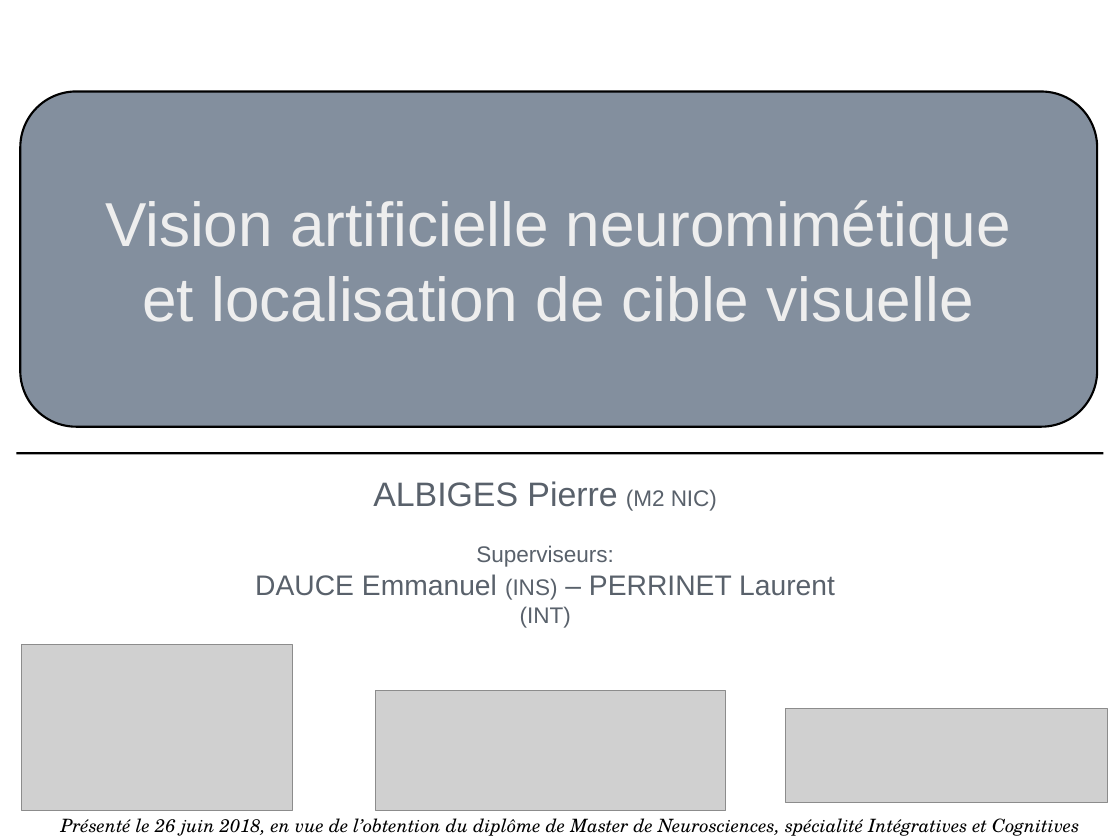
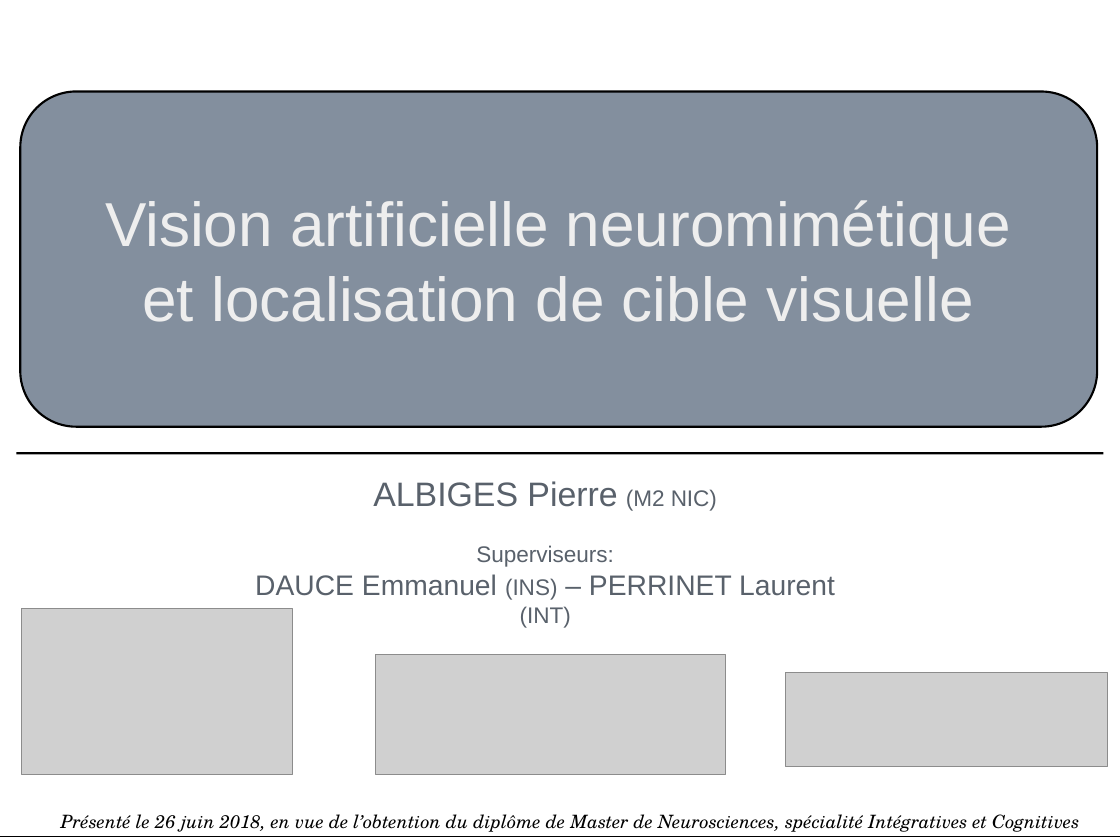
Before and after one commit to pierrealbiges/ActiveVision, a slide deck: slide 1 of LabBooks/Pres_orale.odp. Drawn at 1120x840 pixels with LibreOffice and Linux fonts; fonts in the diff are those of the drawing; grey boxes stand for pictures. Boxes give left, top, right and bottom in pixels: in the first picture for what was removed or moved away, otherwise in the second. Text is boxed around its words. In the diff, an @@ line names an element or a change of style, - is before the commit and + after.

```diff
--- a/LabBooks/Pres_orale.odp
+++ b/LabBooks/Pres_orale.odp
@@ 3 pictures: place and size @@
-3 pictures at box(21, 644, 1108, 811)
+3 pictures at box(21, 609, 1108, 775)
@@ text "Présenté le 26 juin 2018, ...": place and size @@
-text "Présenté le 26 juin 2018, ..." at box(61, 818, 1079, 836)
+text "Présenté le 26 juin 2018, ..." at box(61, 814, 1079, 832)
@@ line added from (0, 836) to (1120, 836), #000000 0 pt @@
```
Also in this commit, not shown: 9 other slides changed, 1 slide added, 1 other file.
